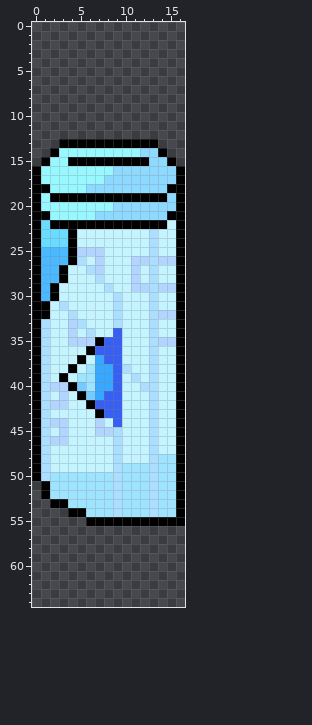
Edited in one commit: sprite sheet (StarcourseDock/assets/parts/gliese_missilebay.png). The picture above was drawn from the file before the commit.
The file is 17x65 pixels.
Once edited:
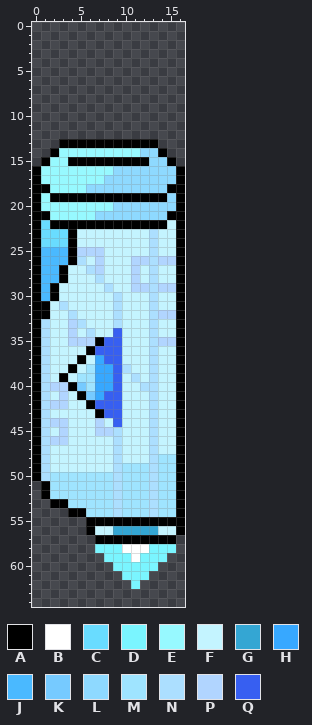
Palette (. is transparent): A #000000  B #ffffff  C #69dcff  D #7af5ff  E #97f9ff  F #c4f4ff  G #34a6d3  H #37a8ff  J #4ab9ff  K #76caff  L #8ed9ff  M #9fe4ff  N #acdfff  P #b1d5ff  Q #375ff1
From the commit log: Added frozen card sprite, and edit some gliese ship parts sprite
The exact change:
y 56: x 6..16 ........... -> AFFGGGGGFFA
y 57: x 7..15 ......... -> AAAAAAAAA
y 58: x 7..15 ......... -> DDDBBBDDD
y 59: x 8..14 ....... -> DDDBDDD
y 60: x 9..13 ..... -> DDDDD
y 61: x 10..12 ... -> DDD
y 62: x 11 . -> D
Where, in picture pixels (left, top, right, bottom), the same in both pictures:
added: (86, 526, 185, 589)
